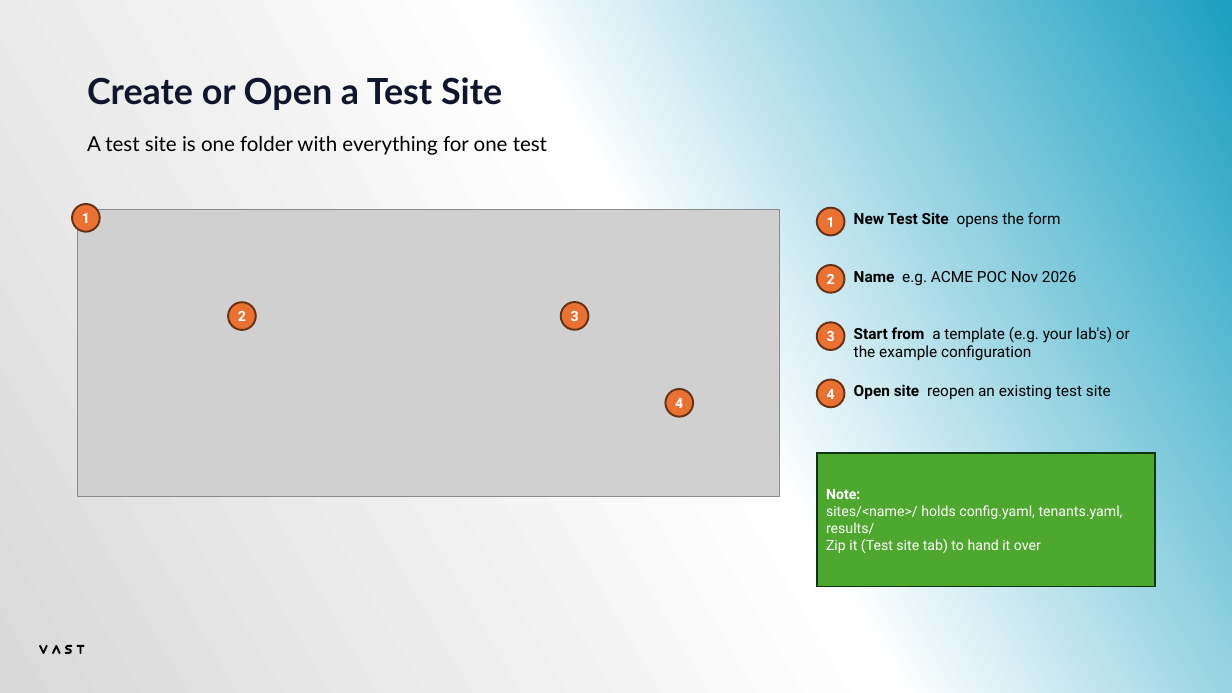
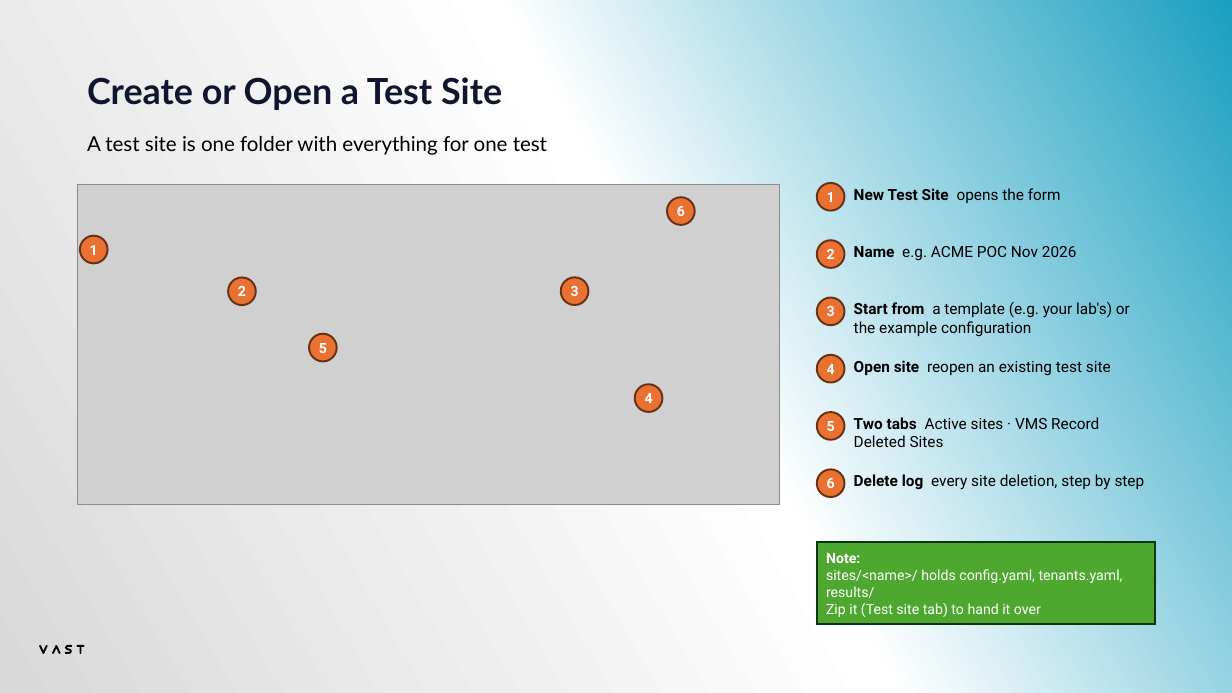
Before and after one commit to alexaung-staryskai/vast-test-automation, a slide deck: slide 6 of VAST Test Bench - Tester Manual.pptx (slide 5 before the commit). Drawn at 1232x693 pixels with LibreOffice and Linux fonts; fonts in the diff are those of the drawing; grey boxes stand for pictures. Boxes give left, top, right and bottom in pixels: in the first picture for what was removed or moved away, otherwise in the second. Text is boxed around its words. In the diff, an @@ line names an element or a change of style, - is before the commit and + after.

```diff
--- a/VAST Test Bench - Tester Manual.pptx
+++ b/VAST Test Bench - Tester Manual.pptx
@@ picture: place and size @@
-picture at bbox=[78, 210, 780, 496]
+picture at bbox=[78, 185, 780, 505]
@@ ellipse added at bbox=[667, 197, 695, 225], fill #E97132, outline #663216 1.5 pt, 11 pt, text #FFFFFF, bold @@
+6
@@ ellipse "1": place and size @@
-ellipse "1" at bbox=[72, 204, 100, 232]
+ellipse "1" at bbox=[79, 236, 107, 263]
@@ ellipse added at bbox=[309, 334, 336, 361], fill #E97132, outline #663216 1.5 pt, 11 pt, text #FFFFFF, bold @@
+5
@@ 6 ellipses, 4 texts: place and size @@
-6 ellipses, 4 texts at bbox=[228, 208, 1130, 408]
+6 ellipses, 4 texts at bbox=[228, 183, 1130, 383]
@@ ellipse "4": place and size @@
-ellipse "4" at bbox=[665, 389, 693, 417]
+ellipse "4" at bbox=[635, 384, 663, 412]
@@ ellipse added at bbox=[817, 412, 845, 440], fill #E97132, outline #663216 1.5 pt, 11 pt, text #FFFFFF, bold @@
+5
@@ text added at bbox=[854, 417, 1099, 447], 12 pt, text #000000 @@
+Two tabs Active sites · VMS Record Deleted Sites
@@ ellipse added at bbox=[817, 470, 845, 497], fill #E97132, outline #663216 1.5 pt, 11 pt, text #FFFFFF, bold @@
+6
@@ text added at bbox=[854, 474, 1145, 490], 12 pt, text #000000 @@
+Delete log every site deletion, step by step
@@ rectangle "Note:": place and size @@
-rectangle "Note:" at bbox=[817, 453, 1155, 587]
+rectangle "Note:" at bbox=[817, 543, 1155, 624]
```
Also in this commit, not shown: 7 other slides changed, 10 slides added, 21 other files.
